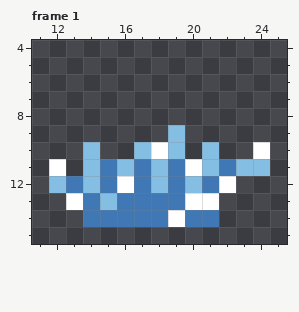
Two versions of one pixel-art file, assets/images/splash.aseprite. Above: the version before the commit.
32x16 pixels, 8 frames. Shown: frame 1: x 11..25, y 4..15. The old version is drawn lined up with the new one, on the new canvas. The commit also changed other frames, which this record leaves out.
New version:
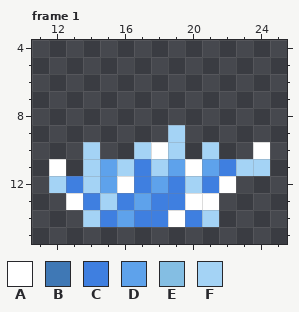
Palette (. is transparent): A #ffffff  B #3f78b5  C #3f7fe0  D #5ea2eb  E #84bee3  F #a4d3f5
Edits made:
canvas 32x16 -> 36x16, the old top-left corner now at 2,0
Changed rows in their new state; - is an unchanged pixel.
Frame 1:
first column x 12:
 9 -------F-----
10 --F--F-F-F---
11 --FDFCFD-DCFF
12 FCFD-CDCFC---
13 --CFCDCC-----
14 --FCDCC-CF---
Where, in picture pixels (left, top, right, bottom), the same in both pictures:
changed: (49, 125, 270, 227)
